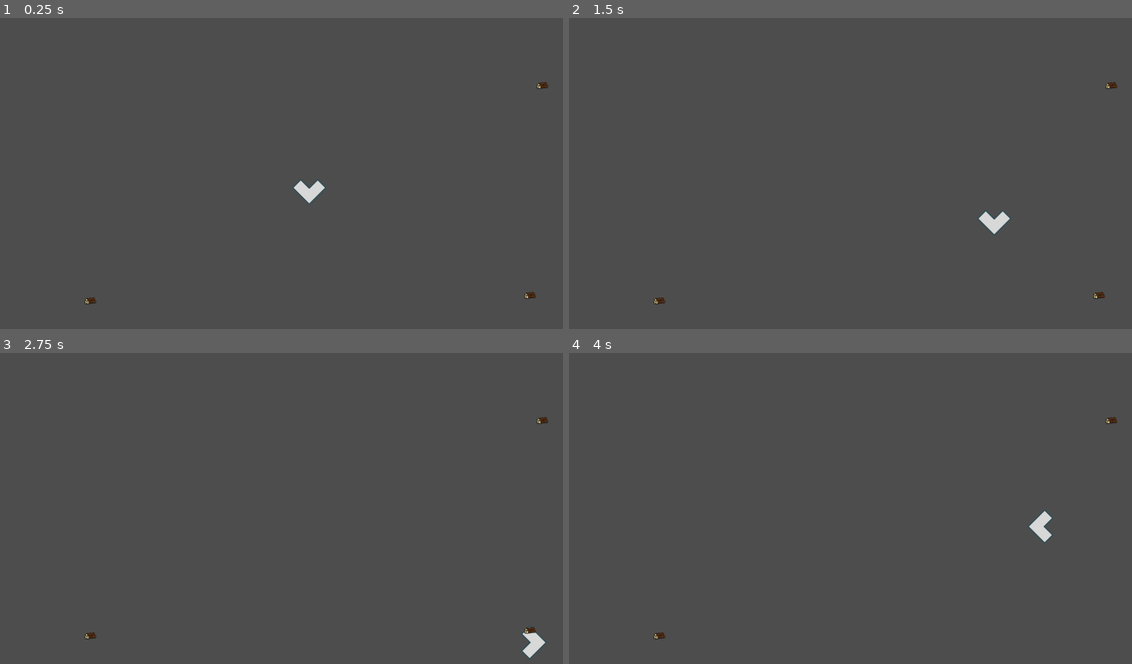
Above: before the commit, frames 1-4 (two rows, left to right).
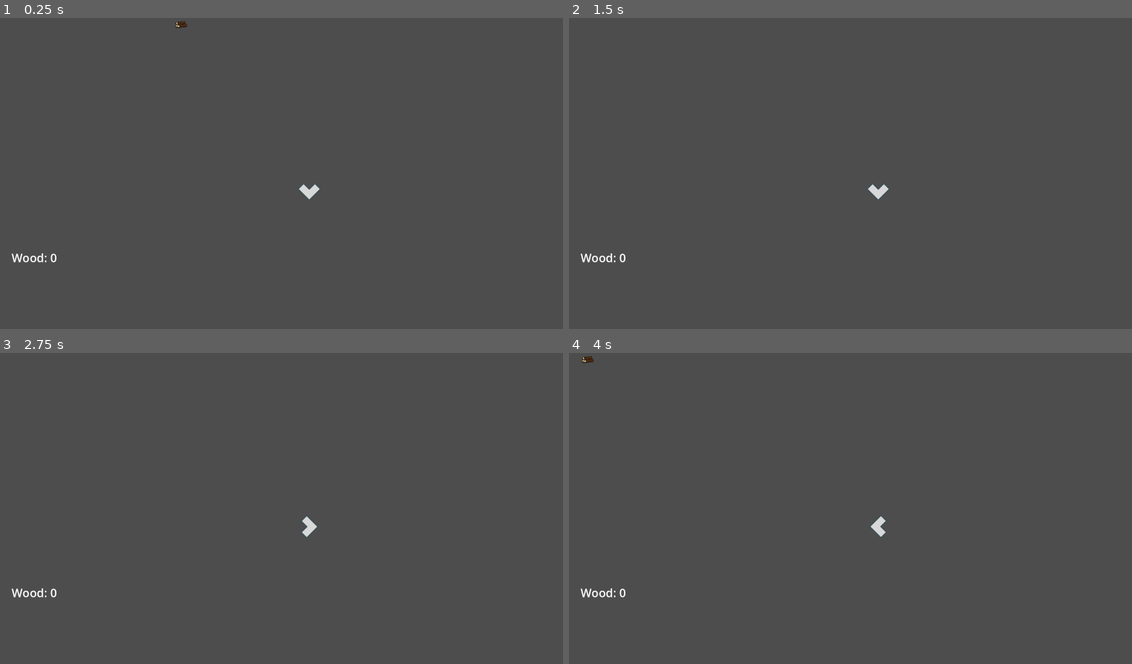
Above: after the commit, the same moments.

Repository: Oleksii-Kshenskyi/godot-prototype-1
Game: Godot game, scene res://unborked_main.tscn
Two runs of this game, one before a commit and one after it. Both use one fixed random seed, a clock stepped at 60 frames per second and the inputs below. Before the commit the project starts from res://player.tscn.
Inputs:
- Up to frame 1 (0.25 s): no input
- Up to frame 2 (1.5 s): tap Enter at 0.5 s; hold Right (ui_right) 0.53-1.28 s; tap E (interact) at 0.6, 1.35 s; hold Down (ui_down) from 1.28 s (still down)
- Up to frame 3 (2.75 s): release Down (ui_down) at 2.03 s; hold Right (ui_right) from 2.03 s (still down); tap E (interact) at 2.1 s
- Up to frame 4 (4 s): release Right (ui_right) at 2.78 s; hold Up (ui_up) 2.78-3.53 s; tap E (interact) at 2.85, 3.6 s; hold Left (ui_left) from 3.53 s (still down)

The runs differ from the first frame. In frame 1, 0.4% of the frame differs, in the area x 2-98%, y 0-93%; in frame 2, 0.6%; in frame 3, 0.5%; in frame 4, 0.6%.

Commit message:
Player collects wood, camera follows them, mini-HUD available.

Diff:
--- /dev/null
+++ b/camera_2d.gd
@@ -0,0 +1,7 @@
+extends Camera2D
+
+func _ready() -> void:
+    enabled = true
+
+    make_current()
+    print("IS CURRENTF?? => %s" % is_current())
--- /dev/null
+++ b/hud.gd
@@ -0,0 +1,11 @@
+extends CanvasLayer
+
+@onready var wood_label := $VBoxContainer/WoodCountLabel
+
+func _ready() -> void:
+    G_inventory.changed.connect(_on_inventory_changed)
+    _on_inventory_changed()
+
+func _on_inventory_changed() -> void:
+    var wood_count = G_inventory.items.get("wood", 0)
+    wood_label.text = "Wood: %d" % wood_count
--- a/main_scene.tscn
+++ b/main_scene.tscn
@@ -1,18 +1,29 @@
-[gd_scene load_steps=3 format=3 uid="uid://fsdr6myail8d"]
+[gd_scene load_steps=3 format=3 uid="uid://dwwskbq0p001s"]
 
-[ext_resource type="PackedScene" uid="uid://7ed8cs30kroc" path="res://player.tscn" id="1_2c62f"]
-[ext_resource type="PackedScene" uid="uid://b6iw1147u0537" path="res://wood.tscn" id="2_gyfs4"]
+[ext_resource type="PackedScene" uid="uid://b6iw1147u0537" path="res://wood.tscn" id="3_i3pqv"]
+[ext_resource type="Script" uid="uid://t42kqc1a88vp" path="res://hud.gd" id="4_hqtel"]
 
 [node name="MainScene" type="Node2D"]
 
-[node name="PlayerScene" parent="." instance=ExtResource("1_2c62f")]
-position = Vector2(353, 153)
+[node name="HUD" type="CanvasLayer" parent="."]
+offset = Vector2(30, 600)
+transform = Transform2D(1, 0, 0, 1, 30, 600)
+script = ExtResource("4_hqtel")
 
-[node name="WoodScene" parent="." instance=ExtResource("2_gyfs4")]
-position = Vector2(64, 59)
+[node name="VBoxContainer" type="VBoxContainer" parent="HUD"]
+offset_right = 40.0
+offset_bottom = 40.0
 
-[node name="WoodScene2" parent="." instance=ExtResource("2_gyfs4")]
-position = Vector2(906, 132)
+[node name="WoodCountLabel" type="Label" parent="HUD/VBoxContainer"]
+layout_mode = 2
+theme_override_font_sizes/font_size = 30
+text = "Wood: 0"
 
-[node name="WoodScene3" parent="." instance=ExtResource("2_gyfs4")]
-position = Vector2(621, 421)
+[node name="WoodScene" parent="." instance=ExtResource("3_i3pqv")]
+position = Vector2(1371, 719)
+
+[node name="WoodScene2" parent="." instance=ExtResource("3_i3pqv")]
+position = Vector2(1403, 175)
+
+[node name="WoodScene3" parent="." instance=ExtResource("3_i3pqv")]
+position = Vector2(234, 733)
--- a/player.gd
+++ b/player.gd
@@ -1,8 +1,12 @@
 extends Sprite2D
 @export var speed = 400.0
 @onready var interact_area = $InteractArea
+@export var target_texture_size = Vector2(64, 64)
 
 func _ready() -> void:
+    var texture_size = texture.get_size()
+    scale = target_texture_size / texture_size
+
     var screen_size = get_viewport_rect().size
     position = screen_size * 0.5
 
--- a/player.tscn
+++ b/player.tscn
@@ -2,7 +2,7 @@
 
 [ext_resource type="Texture2D" uid="uid://b1ilq2tifguj4" path="res://player.png" id="1_onrkg"]
 [ext_resource type="Script" uid="uid://bg7h07yjr2d4i" path="res://player.gd" id="2_i3pqv"]
-[ext_resource type="PackedScene" uid="uid://b6iw1147u0537" path="res://wood.tscn" id="3_i3pqv"]
+[ext_resource type="Script" uid="uid://cd5aog6oknx54" path="res://camera_2d.gd" id="3_i3pqv"]
 
 [sub_resource type="CircleShape2D" id="CircleShape2D_onrkg"]
 radius = 20.0
@@ -13,18 +13,12 @@
 texture = ExtResource("1_onrkg")
 script = ExtResource("2_i3pqv")
 
+[node name="Camera2D" type="Camera2D" parent="Player"]
+script = ExtResource("3_i3pqv")
+
 [node name="InteractArea" type="Area2D" parent="Player"]
 collision_layer = 2
 collision_mask = 4
 
 [node name="CollisionShape2D" type="CollisionShape2D" parent="Player/InteractArea"]
 shape = SubResource("CircleShape2D_onrkg")
-
-[node name="WoodScene" parent="." instance=ExtResource("3_i3pqv")]
-position = Vector2(1371, 719)
-
-[node name="WoodScene2" parent="." instance=ExtResource("3_i3pqv")]
-position = Vector2(1403, 175)
-
-[node name="WoodScene3" parent="." instance=ExtResource("3_i3pqv")]
-position = Vector2(234, 733)
--- a/project.godot
+++ b/project.godot
@@ -11,7 +11,7 @@
 [application]
 
 config/name="godot-prototype-1"
-run/main_scene="uid://7ed8cs30kroc"
+run/main_scene="uid://uljv2fe2oolf"
 config/features=PackedStringArray("4.4", "Forward Plus")
 config/icon="res://icon.svg"
 
--- /dev/null
+++ b/unborked_main.tscn
@@ -0,0 +1,33 @@
+[gd_scene load_steps=4 format=3 uid="uid://uljv2fe2oolf"]
+
+[ext_resource type="PackedScene" uid="uid://7ed8cs30kroc" path="res://player.tscn" id="1_xatio"]
+[ext_resource type="Script" uid="uid://t42kqc1a88vp" path="res://hud.gd" id="2_vodxy"]
+[ext_resource type="PackedScene" uid="uid://b6iw1147u0537" path="res://wood.tscn" id="3_h5umi"]
+
+[node name="MainScene" type="Node2D"]
+
+[node name="PlayerScene" parent="." instance=ExtResource("1_xatio")]
+position = Vector2(596.27, 588.811)
+
+[node name="HUD" type="CanvasLayer" parent="."]
+offset = Vector2(30, 600)
+transform = Transform2D(1, 0, 0, 1, 30, 600)
+script = ExtResource("2_vodxy")
+
+[node name="VBoxContainer" type="VBoxContainer" parent="HUD"]
+offset_right = 40.0
+offset_bottom = 40.0
+
+[node name="WoodCountLabel" type="Label" parent="HUD/VBoxContainer"]
+layout_mode = 2
+theme_override_font_sizes/font_size = 30
+text = "Wood: 0"
+
+[node name="WoodScene" parent="." instance=ExtResource("3_h5umi")]
+position = Vector2(1065, 606)
+
+[node name="WoodScene2" parent="." instance=ExtResource("3_h5umi")]
+position = Vector2(1220, 247)
+
+[node name="WoodScene3" parent="." instance=ExtResource("3_h5umi")]
+position = Vector2(361, 702)
